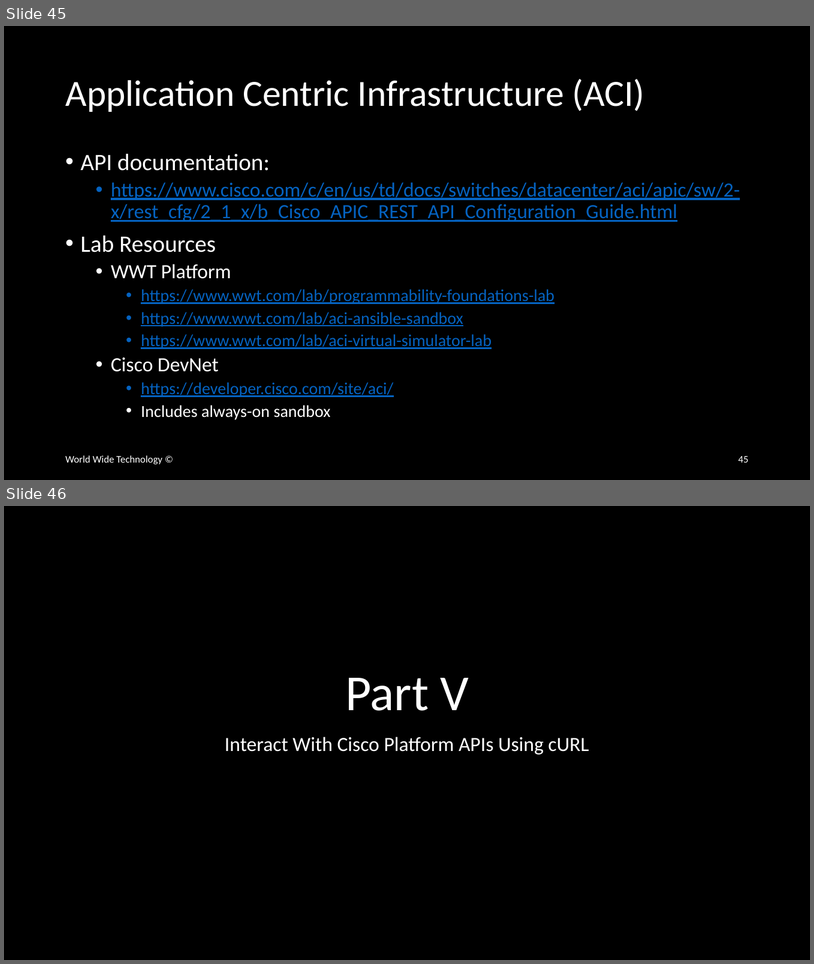
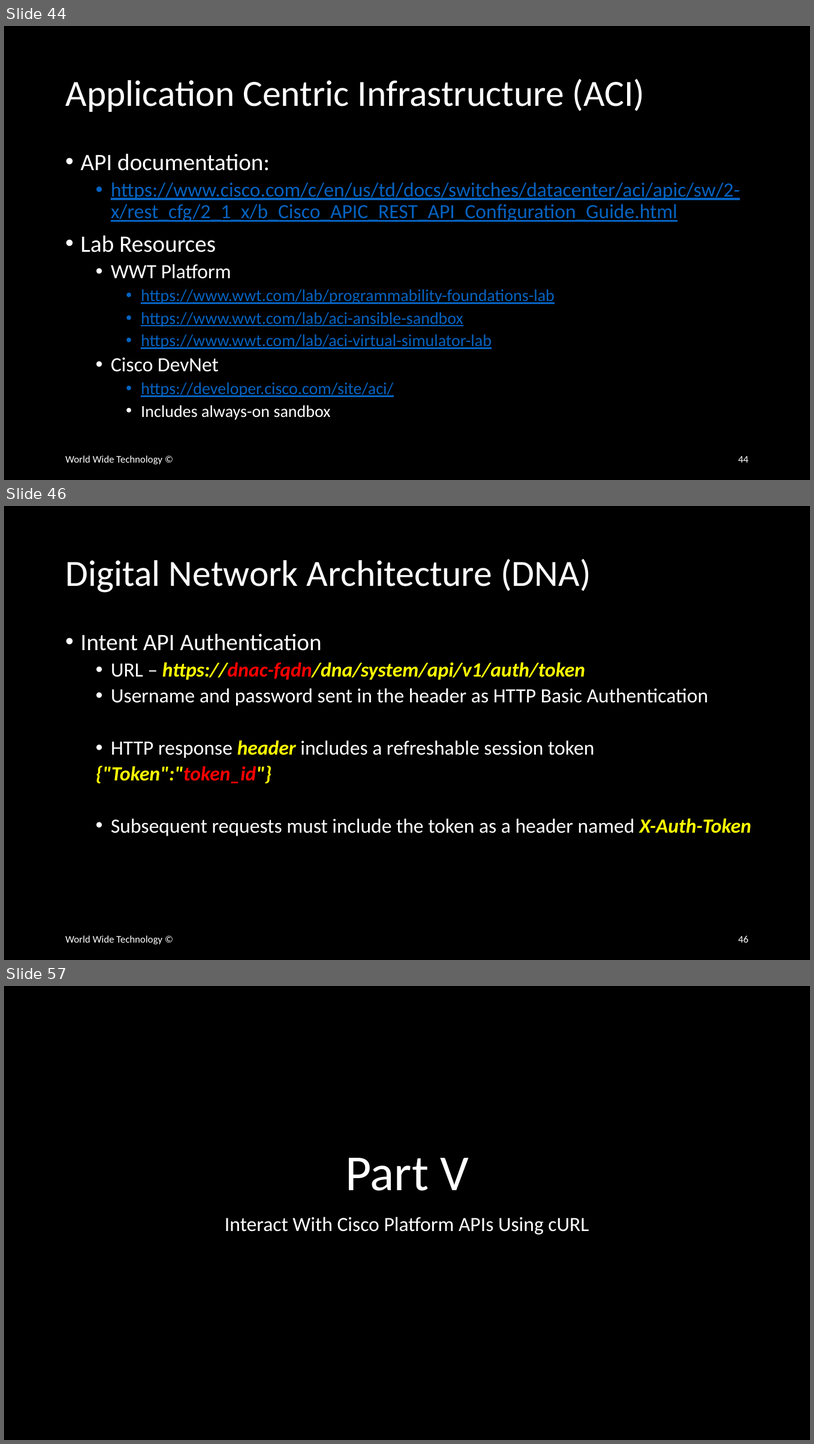
Before and after one commit to wwt/curl-requests-foundations, a slide deck: curl-requests-foundations.pptx. Shown one above the other, each under a label of ours: slides 45 and 46 before the commit, slides 44, 46 and 57 after it; the slides between them are not shown. The pictures are 814x964 and 814x1444 pixels, drawn with LibreOffice and Linux fonts; fonts in the diff are those of the drawing. Boxes give left, top, right and bottom in pixels: in the first picture for what was removed or moved away, otherwise in the second. Text is boxed around its words. In the diff, an @@ line names an element or a change of style, - is before the commit and + after.

Commit message:
Added DNAC, Meraki, Viptela, and Webex Teams slides to Platform Overview section

```diff
--- a/curl-requests-foundations.pptx
+++ b/curl-requests-foundations.pptx
@@ slide 46 added at box(4, 506, 810, 960), background #000000 @@
@@ title added at box(65, 559, 591, 592), 44 pt, text #FFFFFF @@
+Digital Network Architecture (DNA)
@@ text added at box(81, 633, 752, 836), 24 pt, text #FFFFFF @@
+• Intent API Authentication
+  • URL – https://dnac-fqdn/dna/system/api/v1/auth/token
+  • Username and password sent in the header as HTTP Basic Authentication
+  • HTTP response header includes a refreshable session token
+  {"Token":"token_id"}
+  • Subsequent requests must include the token as a header named X-Auth-Token
@@ text added at box(65, 935, 162, 944), 12 pt, text #FFFFFF @@
+World Wide Technology ©
@@ page number added at box(738, 935, 749, 942), 12 pt, text #FFFFFF @@
+46
@@ what was slide 45 is now slide 44 @@
@@ page number at box(738, 456, 749, 462): text changed @@
-45
+44
@@ what was slide 46 is now slide 57 @@
```
Also in this commit, not shown: 2 slides changed, 11 other slides added, 1 slide removed.
